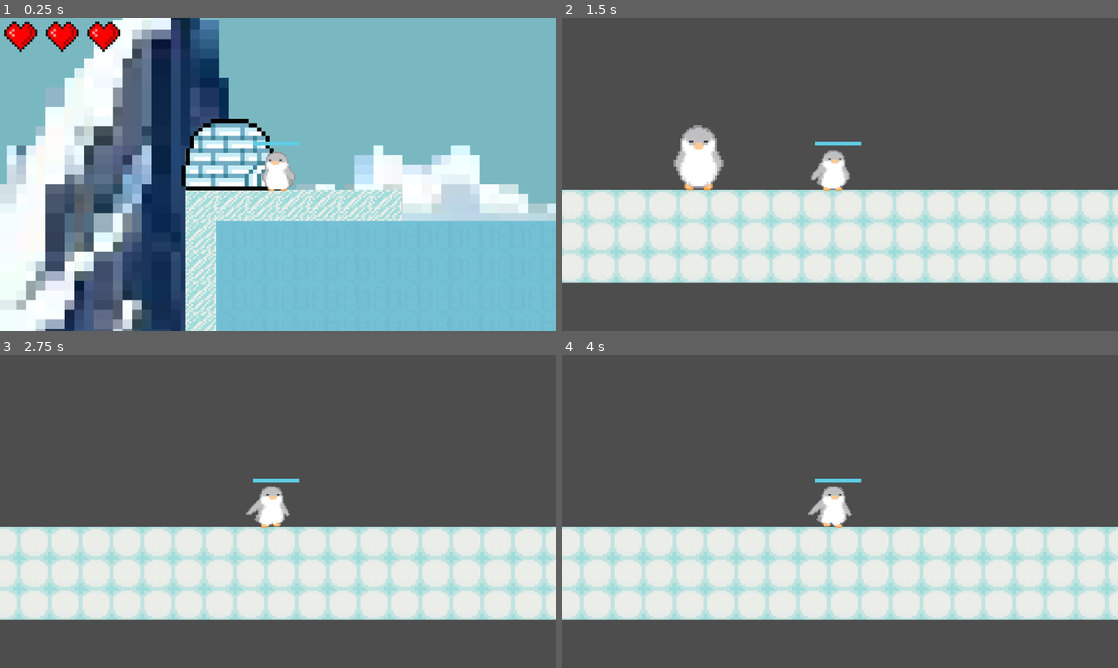
Above: before the commit, frames 1-4 (two rows, left to right).
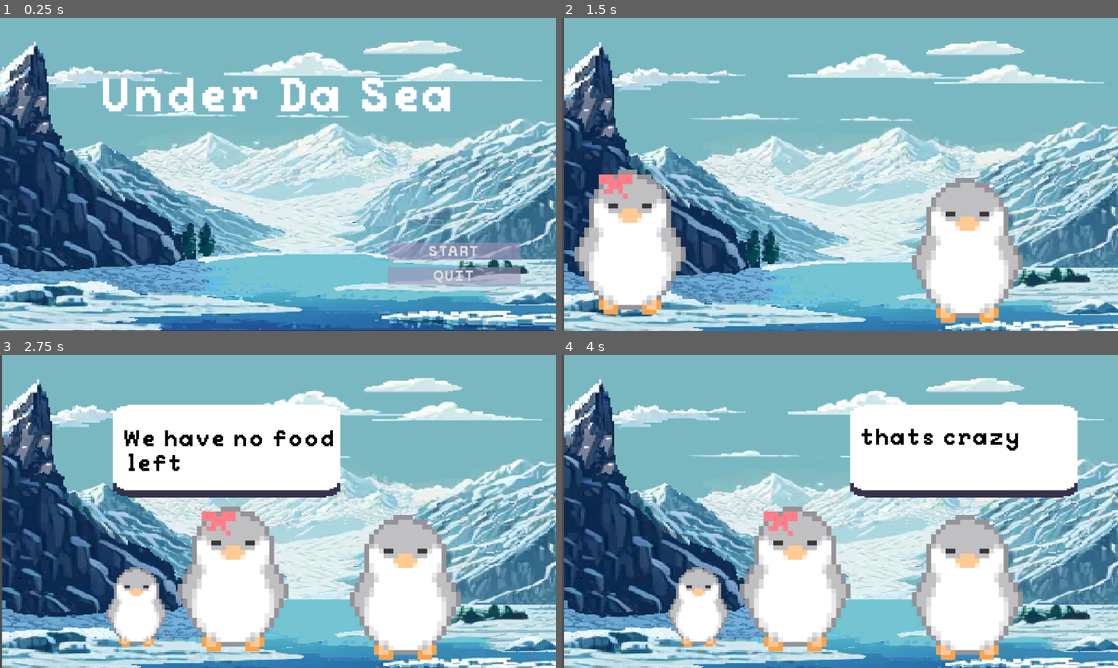
Above: after the commit, the same moments.

Repository: Jesuscanwalk/Under-da-sea
Game: Godot game, scene res://menus/main menu.tscn
Two runs of this game, one before a commit and one after it. Both use one fixed random seed, a clock stepped at 60 frames per second and the inputs below. Before the commit the project starts from res://test.tscn. The engine's default icon, where the game draws it, is replaced by a stand-in: a white triangle on a blue panel in a dark square.
Inputs (mouse positions are in pixels of both pictures, inside the frame that each line leads up to):
- Up to frame 1 (0.25 s): no input
- Up to frame 2 (1.5 s): click (1017, 252) at 0.5 s, where only the run after the commit has a clickable "START"; tap Enter (next) at 1.25 s; hold D (right) from 1.28 s (still down); hold E (interact) from 1.28 s (still down)
- Up to frame 3 (2.75 s): keep holding D (right); tap Space (jump, bound only before the commit) at 1.52, 1.55, 1.82, 2.1, 2.27, 2.57 s; release E (interact) at 2.03 s; tap E (interact) at 2.3 s
- Up to frame 4 (4 s): release D (right) at 2.78 s; hold A (left) 2.78-3.53 s; hold E (interact) 2.78-3.53 s; tap Space (jump, bound only before the commit) at 3.05, 3.77 s; hold D (right) from 3.53 s (still down); tap Enter (next) at 3.6 s; tap E (interact) at 3.8 s

The runs differ from the first frame. In frame 1, 69% of the frame differs, in the area x 0-100%, y 0-100%; in frame 2, 92%; in frame 3, 93%; in frame 4, 93%.

Commit message:
controls

Diff:
--- a/under-da-sea/igloo/inside.tscn
+++ b/under-da-sea/igloo/inside.tscn
@@ -1,8 +1,9 @@
-[gd_scene load_steps=6 format=4 uid="uid://c5t2puvctstfo"]
+[gd_scene load_steps=7 format=4 uid="uid://c5t2puvctstfo"]
 
 [ext_resource type="Texture2D" uid="uid://b7b25hc2d8itu" path="res://map/Lands2.png" id="1_yimmd"]
 [ext_resource type="PackedScene" uid="uid://cx3yaof1y7gcr" path="res://player/player.tscn" id="2_wklv7"]
 [ext_resource type="PackedScene" uid="uid://bbb3hbjvo0qkd" path="res://igloo/wife.tscn" id="3_ufiav"]
+[ext_resource type="PackedScene" uid="uid://1f3hioeimvb6" path="res://menus/pause menu.tscn" id="4_nj63g"]
 
 [sub_resource type="TileSetAtlasSource" id="TileSetAtlasSource_xvacm"]
 texture = ExtResource("1_yimmd")
@@ -32,3 +33,7 @@
 
 [node name="wife" parent="." instance=ExtResource("3_ufiav")]
 position = Vector2(314, 234)
+
+[node name="CanvasLayer" type="CanvasLayer" parent="."]
+
+[node name="PauseMenu" parent="CanvasLayer" instance=ExtResource("4_nj63g")]
--- a/under-da-sea/project.godot
+++ b/under-da-sea/project.godot
@@ -11,7 +11,7 @@
 [application]
 
 config/name="under da sea"
-run/main_scene="res://test.tscn"
+run/main_scene="res://menus/main menu.tscn"
 config/features=PackedStringArray("4.3", "Forward Plus")
 config/icon="res://icon.svg"
 
@@ -28,31 +28,31 @@
 left={
 "deadzone": 0.5,
 "events": [Object(InputEventKey,"resource_local_to_scene":false,"resource_name":"","device":-1,"window_id":0,"alt_press …(191 unchanged characters)…
+, Object(InputEventKey,"resource_local_to_scene":false,"resource_name":"","device":-1,"window_id":0,"alt_pressed":false,"shift_pressed":false,"ctrl_pressed":false,"meta_pressed":false,"pressed":false,"keycode":0,"physical_keycode":4194319,"key_label":0,"unicode":0,"location":0,"echo":false,"script":null)
 ]
 }
 right={
 "deadzone": 0.5,
 "events": [Object(InputEventKey,"resource_local_to_scene":false,"resource_name":"","device":-1,"window_id":0,"alt_press …(192 unchanged characters)…
+, Object(InputEventKey,"resource_local_to_scene":false,"resource_name":"","device":-1,"window_id":0,"alt_pressed":false,"shift_pressed":false,"ctrl_pressed":false,"meta_pressed":false,"pressed":false,"keycode":0,"physical_keycode":4194321,"key_label":0,"unicode":0,"location":0,"echo":false,"script":null)
 ]
 }
 up={
 "deadzone": 0.5,
 "events": [Object(InputEventKey,"resource_local_to_scene":false,"resource_name":"","device":-1,"window_id":0,"alt_press …(192 unchanged characters)…
+, Object(InputEventKey,"resource_local_to_scene":false,"resource_name":"","device":-1,"window_id":0,"alt_pressed":false,"shift_pressed":false,"ctrl_pressed":false,"meta_pressed":false,"pressed":false,"keycode":0,"physical_keycode":4194320,"key_label":0,"unicode":0,"location":0,"echo":false,"script":null)
+, Object(InputEventKey,"resource_local_to_scene":false,"resource_name":"","device":-1,"window_id":0,"alt_pressed":false,"shift_pressed":false,"ctrl_pressed":false,"meta_pressed":false,"pressed":false,"keycode":0,"physical_keycode":32,"key_label":0,"unicode":32,"location":0,"echo":false,"script":null)
 ]
 }
 down={
 "deadzone": 0.5,
 "events": [Object(InputEventKey,"resource_local_to_scene":false,"resource_name":"","device":-1,"window_id":0,"alt_press …(192 unchanged characters)…
+, Object(InputEventKey,"resource_local_to_scene":false,"resource_name":"","device":-1,"window_id":0,"alt_pressed":false,"shift_pressed":false,"ctrl_pressed":false,"meta_pressed":false,"pressed":false,"keycode":0,"physical_keycode":4194322,"key_label":0,"unicode":0,"location":0,"echo":false,"script":null)
 ]
 }
 esc={
 "deadzone": 0.5,
 "events": [Object(InputEventKey,"resource_local_to_scene":false,"resource_name":"","device":-1,"window_id":0,"alt_press …(195 unchanged characters)…
-]
-}
-jump={
-"deadzone": 0.5,
-"events": [Object(InputEventKey,"resource_local_to_scene":false,"resource_name":"","device":-1,"window_id":0,"alt_pressed":false,"shift_pressed":false,"ctrl_pressed":false,"meta_pressed":false,"pressed":false,"keycode":0,"physical_keycode":32,"key_label":0,"unicode":32,"location":0,"echo":false,"script":null)
 ]
 }
 interact={
--- a/under-da-sea/test.tscn
+++ b/under-da-sea/test.tscn
@@ -54,7 +54,6 @@
 [node name="CanvasLayer" type="CanvasLayer" parent="."]
 
 [node name="PauseMenu" parent="CanvasLayer" instance=ExtResource("3_2encr")]
-visible = false
 
 [node name="HeartsContainer" parent="CanvasLayer" instance=ExtResource("6_ascy7")]
 
@@ -77,7 +76,7 @@
 shape = SubResource("RectangleShape2D_8w2t7")
 
 [node name="Mob" parent="." instance=ExtResource("7_bkfj6")]
-position = Vector2(448, 344)
+position = Vector2(616, 992)
 
 [node name="ParallaxBackground" type="ParallaxBackground" parent="."]
 
